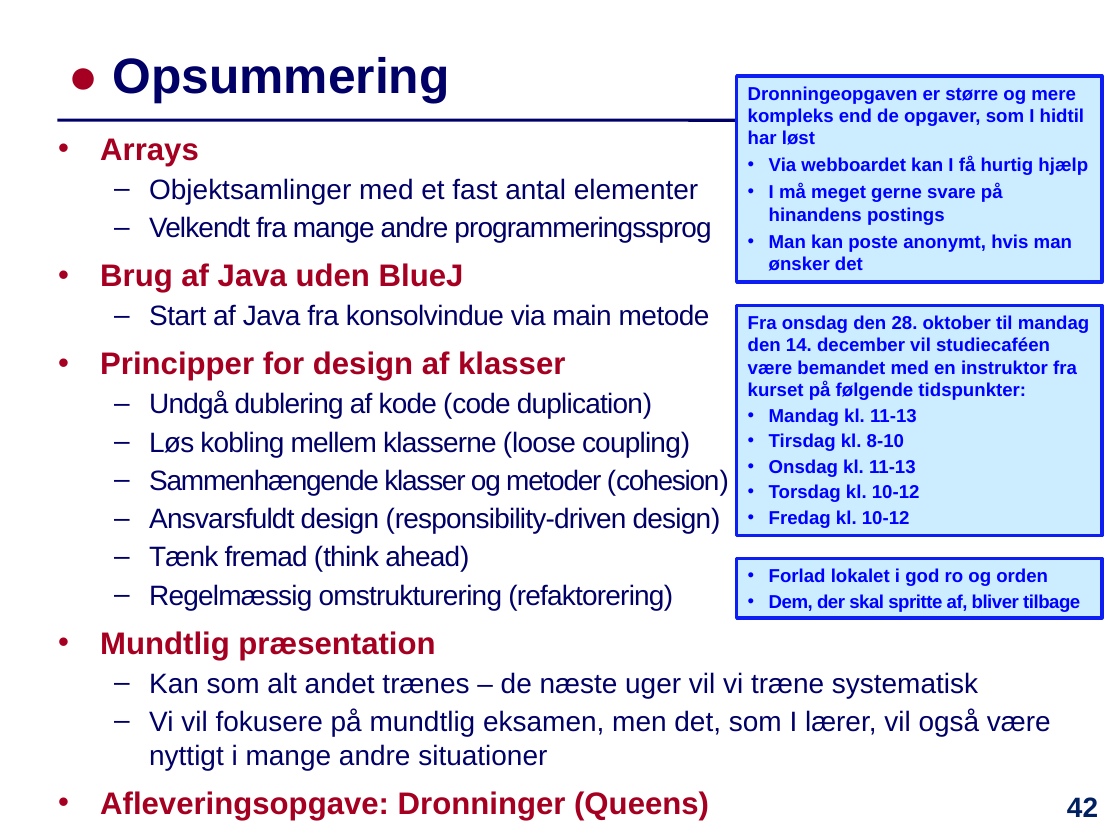
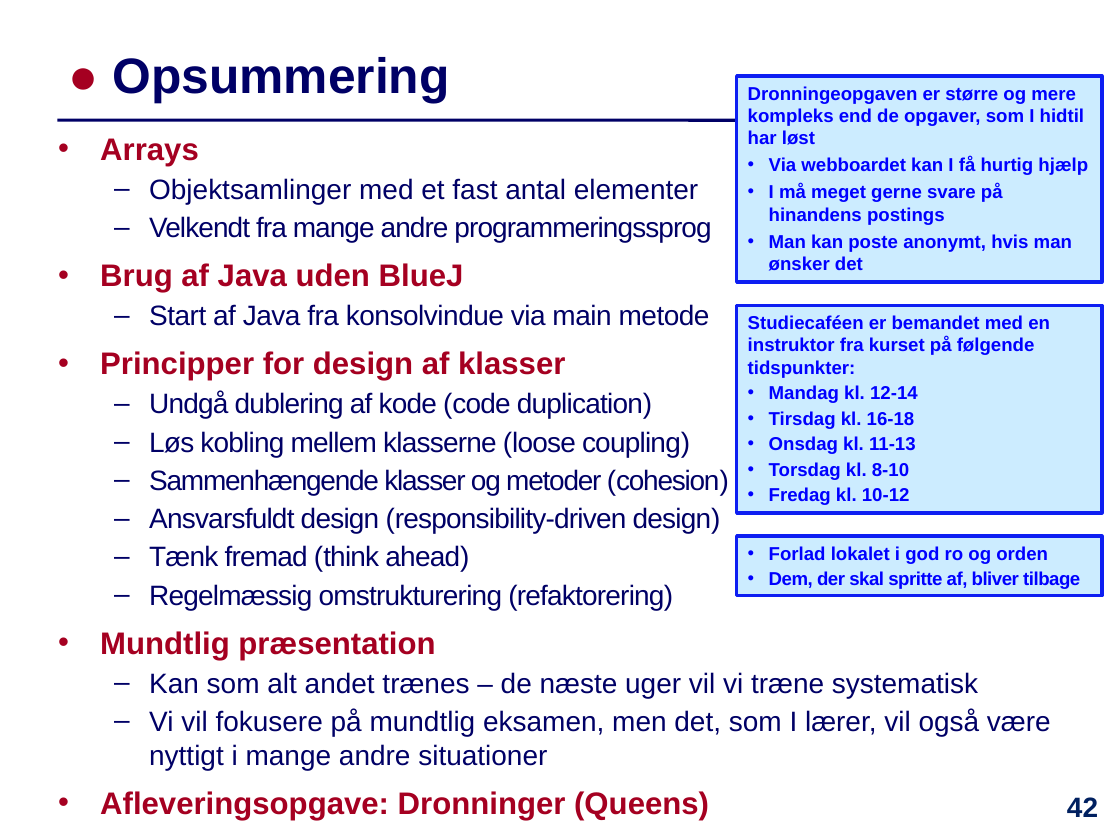
Before and after one commit to IntProgAU/Materiale, a slide deck: slide 42 of web/e21/uge_9/Slides-Uge9.pptx. Drawn at 1120x840 pixels with LibreOffice and Linux fonts; fonts in the diff are those of the drawing. Boxes give left, top, right and bottom in pixels: in the first picture for what was removed or moved away, otherwise in the second. Text is boxed around its words. In the diff, an @@ line names an element or a change of style, - is before the commit and + after.

```diff
--- a/web/e21/uge_9/Slides-Uge9.pptx
+++ b/web/e21/uge_9/Slides-Uge9.pptx
@@ rectangle "Studiecaféen er bemandet med en ...": place and size @@
-rectangle "Studiecaféen er bemandet med en ..." at [737, 306, 1102, 536]
+rectangle "Studiecaféen er bemandet med en ..." at [737, 306, 1102, 513]
@@ text in rectangle at [748, 315, 1050, 429]: text changed @@
-Fra onsdag den 28. oktober til mandag den 14. december vil studiecaféen være bemandet med en instruktor fra kurset på følgende tidspunkter:
-• Mandag kl. 11-13
-• Tirsdag kl. 8-10
+Studiecaféen er bemandet med en instruktor fra kurset på følgende tidspunkter:
+• Mandag kl. 12-14
+• Tirsdag kl. 16-18
@@ text in rectangle at [769, 462, 909, 480]: text changed @@
-• Torsdag kl. 10-12
+• Torsdag kl. 8-10
@@ rectangle "Forlad lokalet i god ro ...": place and size @@
-rectangle "Forlad lokalet i god ro ..." at [737, 559, 1102, 618]
+rectangle "Forlad lokalet i god ro ..." at [737, 536, 1102, 596]
```
Also in this commit, not shown: 13 other slides changed, 1 other file.
